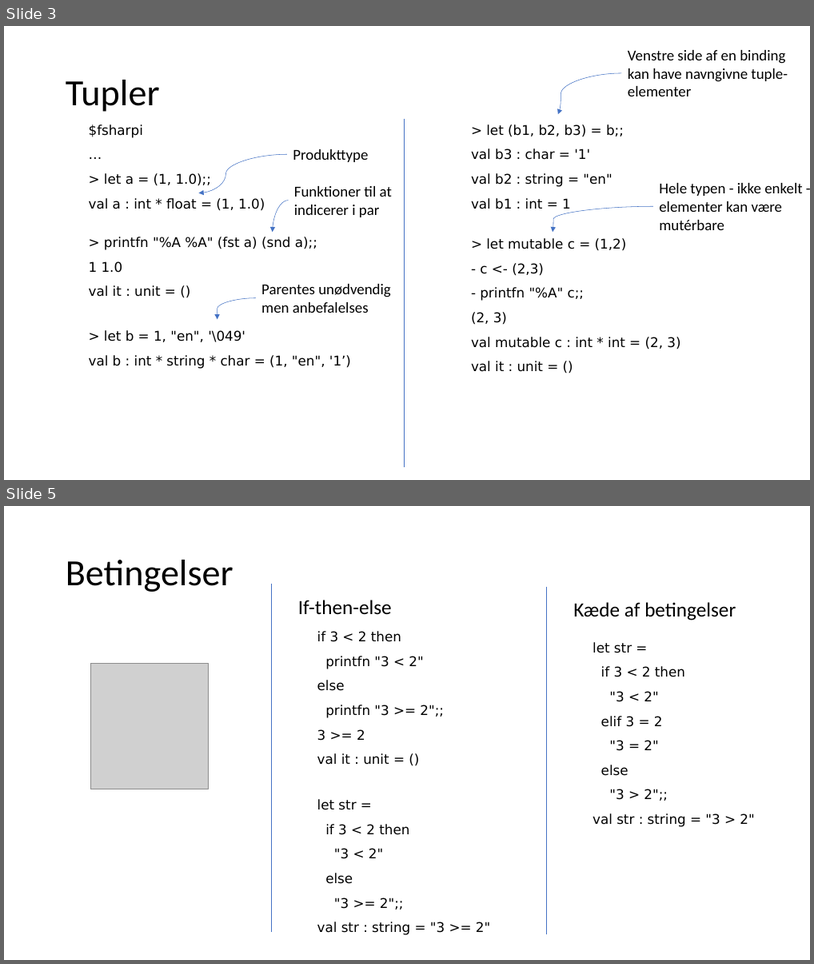
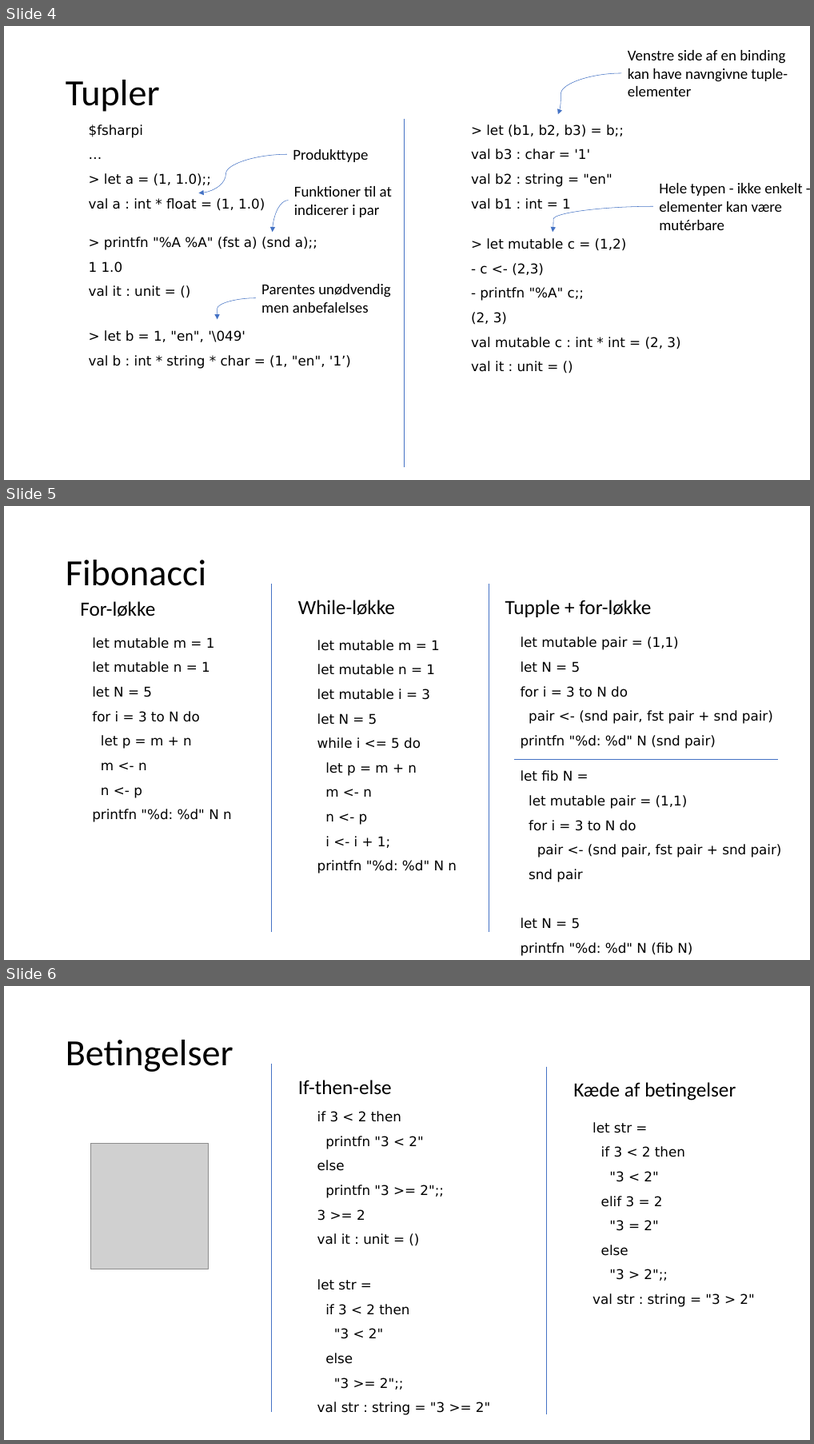
Before and after one commit to fisterloegsovs/pop22, a slide deck: lectures/3.3ConditionalsTuplesNFunctions/lecture.pptx. Shown one above the other, each under a label of ours: slides 3 and 5 before the commit, slides 4, 5 and 6 after it; the slides between them are not shown. The pictures are 814x964 and 814x1444 pixels, drawn with LibreOffice and Linux fonts; fonts in the diff are those of the drawing; grey boxes stand for pictures. Boxes give left, top, right and bottom in pixels: in the first picture for what was removed or moved away, otherwise in the second. Text is boxed around its words. In the diff, an @@ line names an element or a change of style, - is before the commit and + after.

```diff
--- a/lectures/3.3ConditionalsTuplesNFunctions/lecture.pptx
+++ b/lectures/3.3ConditionalsTuplesNFunctions/lecture.pptx
@@ slide 5 added at [4,506,810,960], background #FFFFFF @@
@@ title added at [66,560,206,586], 44 pt, text #000000 @@
+Fibonacci
@@ text added at [80,601,155,616], 24 pt, text #000000 @@
+For-løkke
@@ line added from (271, 584) to (271, 932), #4472C4 0.5 pt @@
@@ text added at [298,600,395,615], 24 pt, text #000000 @@
+While-løkke
@@ line added from (489, 584) to (489, 932), #4472C4 0.5 pt @@
@@ text added at [506,600,651,617], 24 pt, text #000000 @@
+Tupple + for-løkke
@@ text added at [92,637,232,822], 16 pt, text #000000 @@
+let mutable m = 1
+let mutable n = 1
+let N = 5
+for i = 3 to N do
+let p = m + n
+m <- n
+n <- p
+printfn "%d: %d" N n
@@ text added at [318,640,457,873], 16 pt, text #000000 @@
+let mutable m = 1
+let mutable n = 1
+let mutable i = 3
+let N = 5
+while i <= 5 do
+let p = m + n
+m <- n
+n <- p
+i <- i + 1;
+printfn "%d: %d" N n
@@ text added at [521,636,774,748], 16 pt, text #000000 @@
+let mutable pair = (1,1)
+let N = 5
+for i = 3 to N do
+pair <- (snd pair, fst pair + snd pair)
+printfn "%d: %d" N (snd pair)
@@ line added from (514, 759) to (778, 759), #4472C4 0.5 pt @@
@@ text added at [521,770,782,956], 16 pt, text #000000 @@
+let fib N =
+let mutable pair = (1,1)
+for i = 3 to N do
+pair <- (snd pair, fst pair + snd pair)
+snd pair
+let N = 5
+printfn "%d: %d" N (fib N)
@@ what was slide 3 is now slide 4 @@
@@ what was slide 5 is now slide 6 @@
```
Also in this commit, not shown: 1 slide changed, 4 other slides added, 7 other files.
